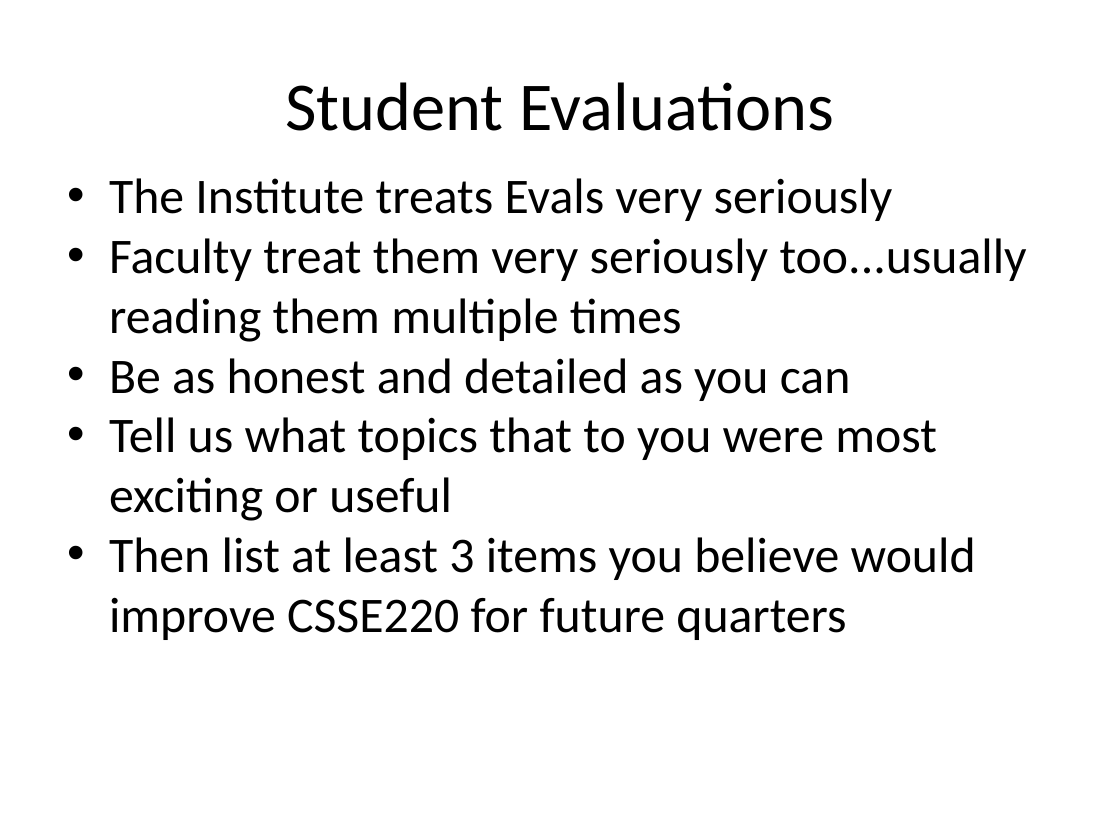
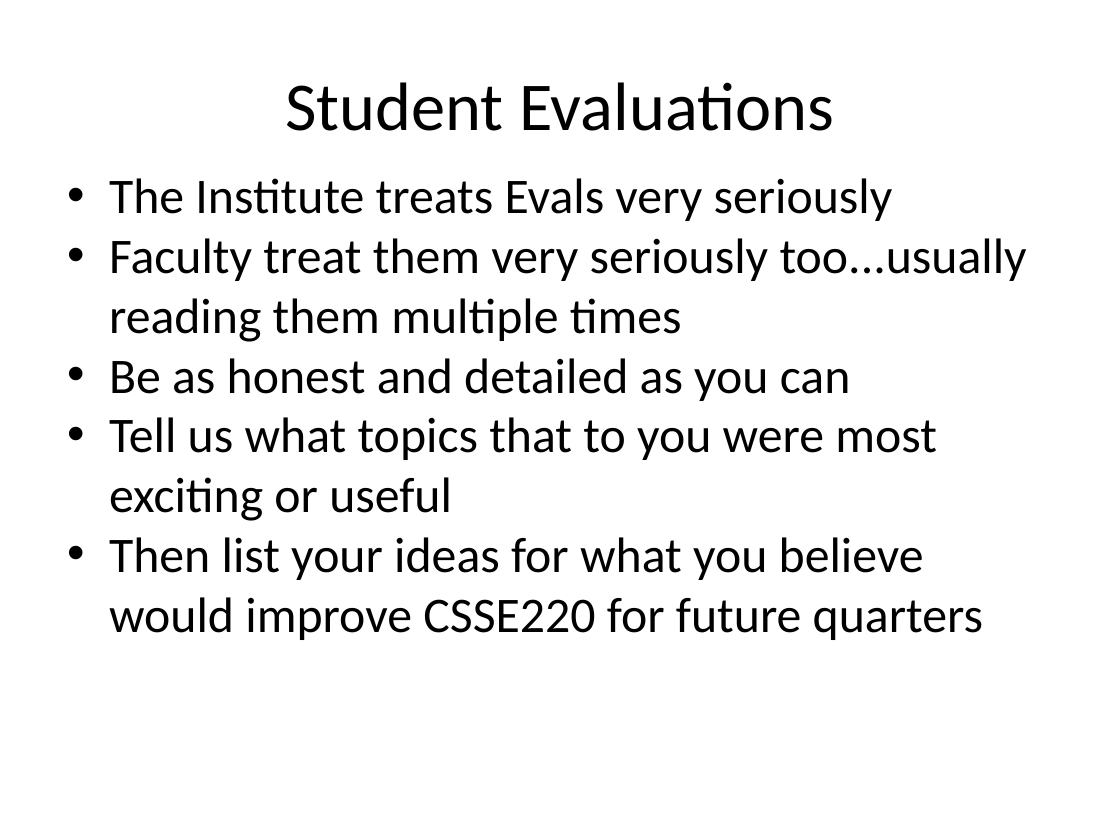
Before and after one commit to RHIT-CSSE/csse220, a slide deck: slide 3 of ClassMaterials/ComparableAndComparators/Slides/Part2-CourseEvals.pptx. Drawn at 1120x840 pixels with LibreOffice and Linux fonts; fonts in the diff are those of the drawing. Boxes give left, top, right and bottom in pixels: in the first picture for what was removed or moved away, otherwise in the second. Text is boxed around its words. In the diff, an @@ line names an element or a change of style, - is before the commit and + after.

```diff
--- a/ClassMaterials/ComparableAndComparators/Slides/Part2-CourseEvals.pptx
+++ b/ClassMaterials/ComparableAndComparators/Slides/Part2-CourseEvals.pptx
@@ text at [109, 537, 983, 640]: text changed @@
-• Then list at least 3 items you believe would improve CSSE220 for future quarters
+• Then list your ideas for what you believe would improve CSSE220 for future quarters
```
Also in this commit, not shown: 1 other slide changed, 1 other file.
